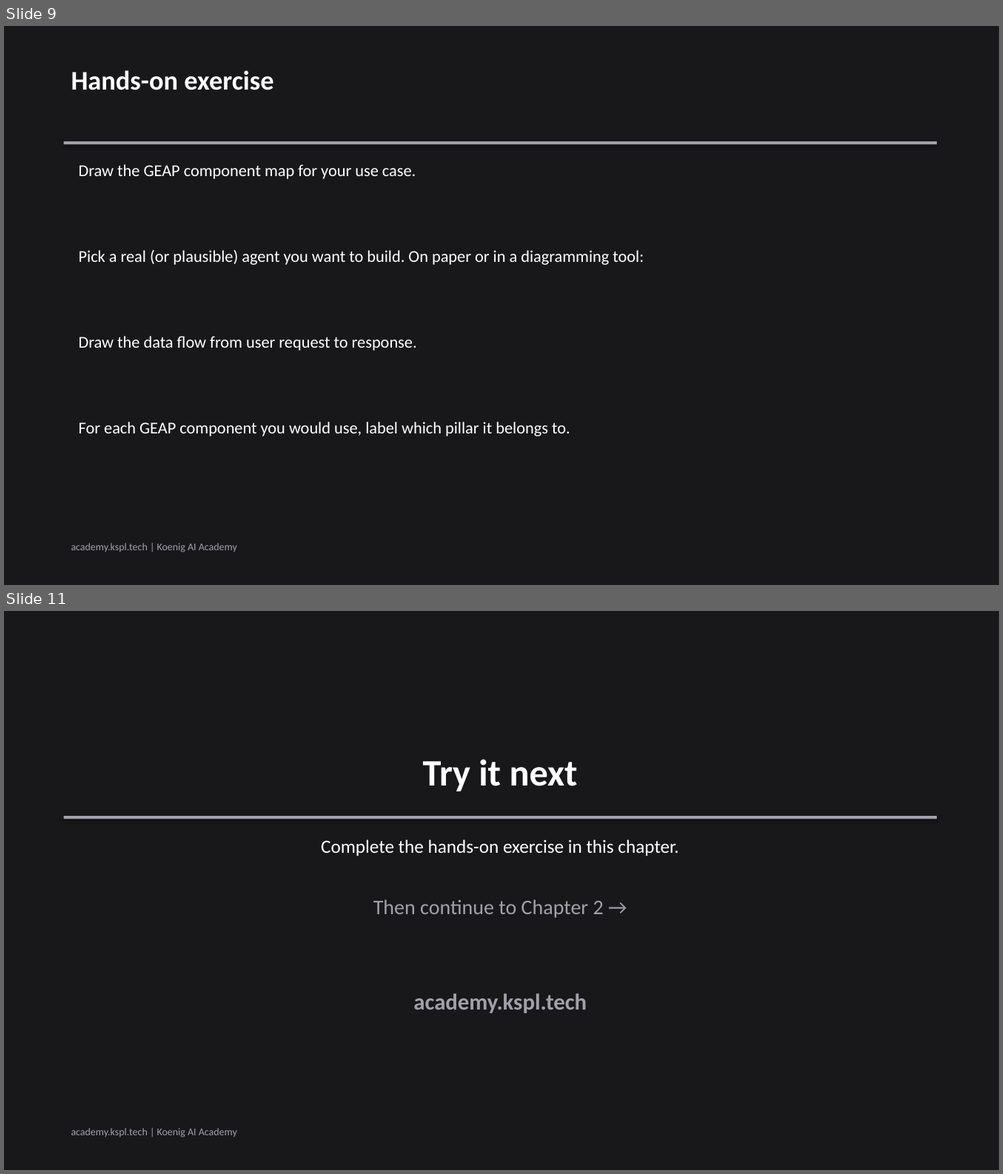
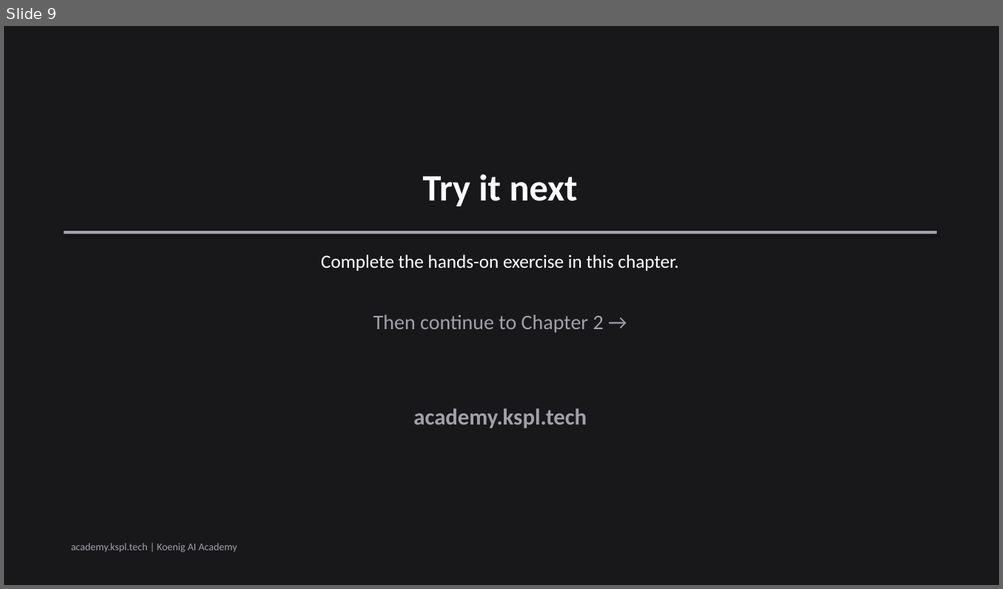
Before and after one commit to Koenig-Solutions-Private-Limited/koenig-ai-org, a slide deck: vault/courses/gemini-enterprise-agents/ch01-slides.pptx. Shown one above the other, each under a label of ours: slides 9 and 11 before the commit, slide 9 after it; the slides between them are not shown. The pictures are 1003x1174 and 1003x589 pixels, drawn with LibreOffice and Linux fonts; fonts in the diff are those of the drawing. Boxes give left, top, right and bottom in pixels: in the first picture for what was removed or moved away, otherwise in the second. Text is boxed around its words. In the diff, an @@ line names an element or a change of style, - is before the commit and + after.

```diff
--- a/vault/courses/gemini-enterprise-agents/ch01-slides.pptx
+++ b/vault/courses/gemini-enterprise-agents/ch01-slides.pptx
@@ slide 9 removed at (4, 26, 999, 585), background #18181B @@
@@ text removed at (71, 70, 273, 90) @@
-Hands-on exercise
@@ rectangle removed at (64, 141, 936, 144) @@
@@ text removed at (79, 164, 415, 179) @@
-Draw the GEAP component map for your use case.
@@ text removed at (79, 250, 643, 265) @@
-Pick a real (or plausible) agent you want to build. On paper or in a diagramming tool:
@@ text removed at (79, 336, 417, 351) @@
-Draw the data flow from user request to response.
@@ text removed at (79, 422, 570, 437) @@
-For each GEAP component you would use, label which pillar it belongs to.
@@ text removed at (71, 543, 237, 553) @@
-academy.kspl.tech | Koenig AI Academy
@@ what was slide 11 is now slide 9 @@
```
Also in this commit, not shown: 6 slides changed, 1 other slide removed, 2 other files.
